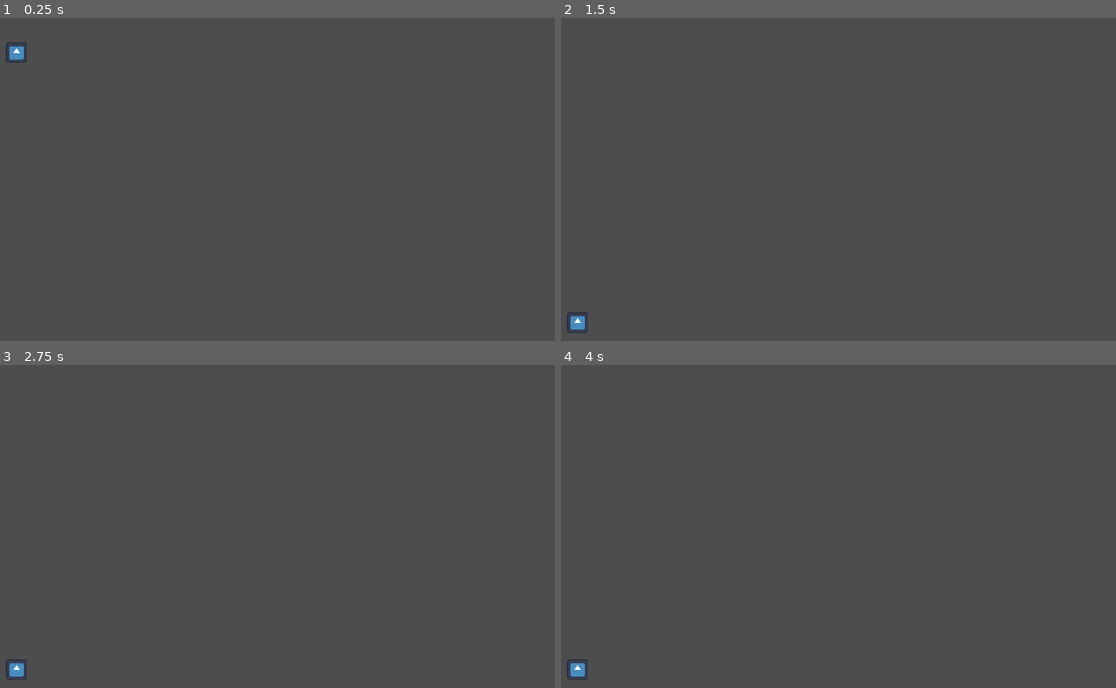
Above: before the commit, frames 1-4 (two rows, left to right).
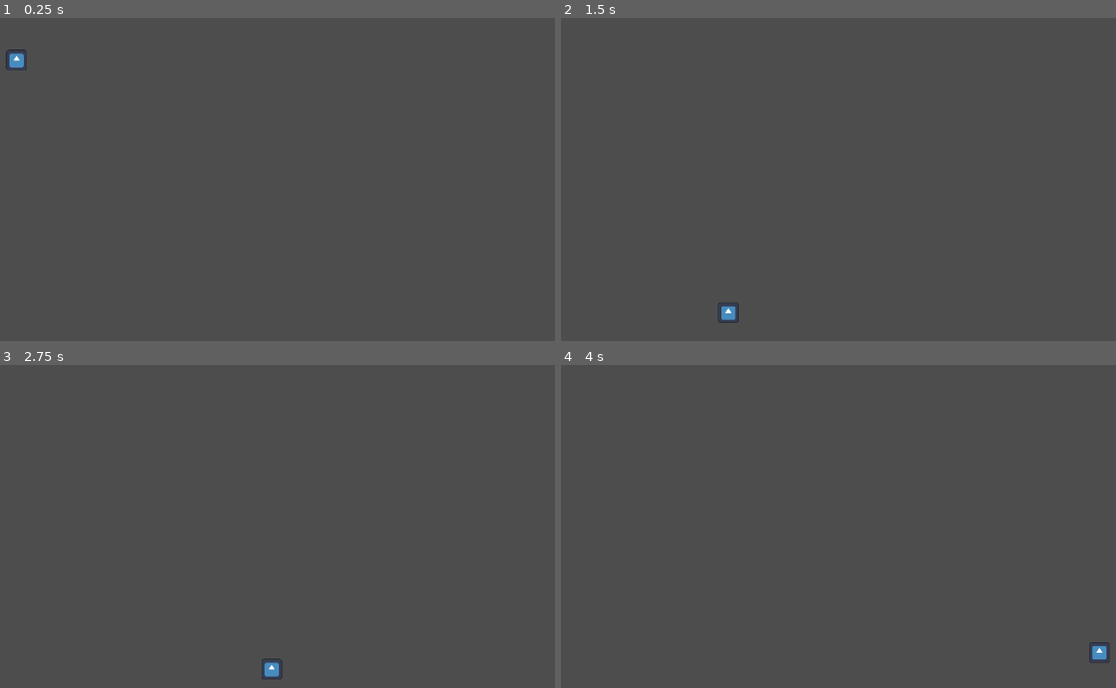
Above: after the commit, the same moments.

Repository: lplinna/Upcharge
Game: Godot game, scene res://Scenes/main_scene.tscn
Same seed, same stepped clock (60 frames per second), same inputs: the game is played once before the commit and once after it. The engine's default icon, where the game draws it, is replaced by a stand-in: a white triangle on a blue panel in a dark square.
Inputs:
- Up to frame 1 (0.25 s): no input
- Up to frame 2 (1.5 s): hold D (move_right) from 0.53 s (still down); tap W (move_up) at 0.6, 0.77, 1.07, 1.35 s
- Up to frame 3 (2.75 s): tap W (move_up) at 1.52, 1.82, 2.1 s; release D (move_right) at 2.03 s; hold A (move_left) from 2.03 s (still down)
- Up to frame 4 (4 s): release A (move_left) at 2.78 s; hold D (move_right) from 2.78 s (still down); tap W (move_up) at 2.85, 3.02, 3.32, 3.6, 3.77 s

The runs differ from the first frame. In frame 1, 0.2% of the frame differs, in the area x 1-5%, y 7-17%; in frame 2, 0.3%; in frame 3, 0.3%, in the area x 1-51%, y 90-98%; in frame 4, 0.3%.

Commit message:
More "intuitive" jumping

Diff:
--- a/Scenes/main_scene.tscn
+++ b/Scenes/main_scene.tscn
@@ -1,8 +1,7 @@
-[gd_scene load_steps=5 format=3 uid="uid://dmxh36lkghlvy"]
+[gd_scene load_steps=6 format=3 uid="uid://dmxh36lkghlvy"]
 
 [ext_resource type="Texture2D" uid="uid://ccc2yu17f42bt" path="res://icon.svg" id="1_b10hd"]
-
-[sub_resource type="GDScript" id="GDScript_30lr1"]
+[ext_resource type="Script" path="res://Scripts/Player.gd" id="1_slo5r"]
 
 [sub_resource type="CapsuleShape2D" id="CapsuleShape2D_rmbm4"]
 radius = 18.0
@@ -11,11 +10,14 @@
 [sub_resource type="RectangleShape2D" id="RectangleShape2D_klmyk"]
 size = Vector2(1153.5, 58)
 
+[sub_resource type="RectangleShape2D" id="RectangleShape2D_t2gvx"]
+size = Vector2(283.063, 58)
+
 [node name="Node2D" type="Node2D"]
 
-[node name="Player" type="RigidBody2D" parent="."]
+[node name="Player" type="CharacterBody2D" parent="."]
 position = Vector2(325, 125)
-script = SubResource("GDScript_30lr1")
+script = ExtResource("1_slo5r")
 
 [node name="CollisionShape2D" type="CollisionShape2D" parent="Player"]
 shape = SubResource("CapsuleShape2D_rmbm4")
@@ -30,3 +32,11 @@
 
 [node name="CollisionShape2D" type="CollisionShape2D" parent="StaticBody2D"]
 shape = SubResource("RectangleShape2D_klmyk")
+
+[node name="StaticBody2D2" type="StaticBody2D" parent="."]
+position = Vector2(132, 548)
+rotation = 0.560307
+
+[node name="CollisionShape2D" type="CollisionShape2D" parent="StaticBody2D2"]
+rotation = -0.073189
+shape = SubResource("RectangleShape2D_t2gvx")
--- a/Scripts/Player.gd
+++ b/Scripts/Player.gd
@@ -1,8 +1,20 @@
-extends RigidBody2D
+extends CharacterBody2D
 
-@export var move_speed: float = 7
+@export var move_speed: float = 700/2
+@export var gravity_intensity: float = 300*4
+@export var jump_speed = 2000/8
+
 
 func _physics_process(delta):
-	var move_dir: Vector2 = Input.get_vector("move_left","move_right","move_up","move_down", 0.1)
-	move_dir *= move_speed
-	move_and_collide(move_dir)
+	velocity.y += gravity_intensity * delta
+
+	if is_on_floor():
+		if Input.is_action_just_released("move_up"):
+			velocity.y = -jump_speed
+			print("JUMPING")
+		var move_dir = Input.get_axis("move_left","move_right")
+		velocity.x = move_dir * move_speed
+
+
+	print(velocity.y)
+	move_and_slide()
